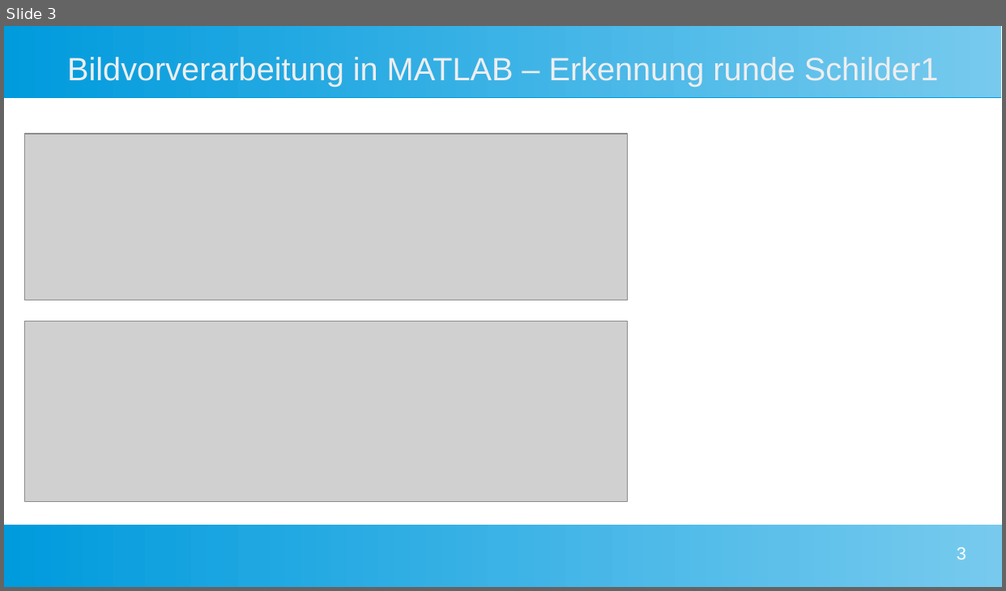
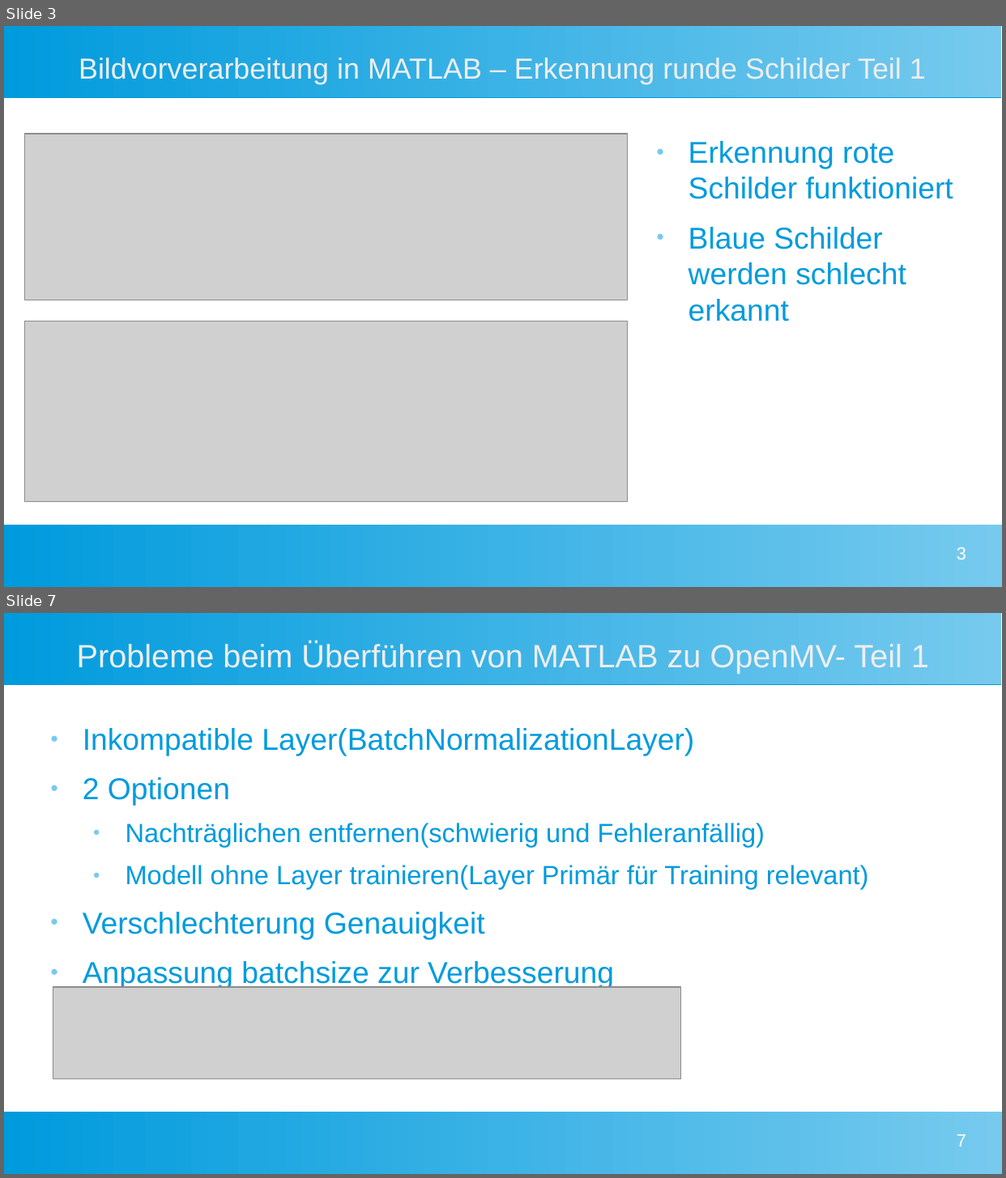
Before and after one commit to Commander-Philip/the-machine-learning-brick, a slide deck: docs/Präsentation.odp. Shown one above the other, each under a label of ours: slide 3 before the commit, slides 3 and 7 after it; the slides between them are not shown. The pictures are 1006x591 and 1006x1178 pixels, drawn with LibreOffice and Linux fonts; fonts in the diff are those of the drawing; grey boxes stand for pictures. Boxes give left, top, right and bottom in pixels: in the first picture for what was removed or moved away, otherwise in the second. Text is boxed around its words. In the diff, an @@ line names an element or a change of style, - is before the commit and + after.

```diff
--- a/docs/Präsentation.odp
+++ b/docs/Präsentation.odp
@@ slide 7 added at box(4, 613, 1002, 1174), background #FFFFFF; not listed: 2 template elements that a slide beside it also shows @@
@@ title added at box(77, 641, 929, 673), 25.6 pt, text #EEEEEE @@
+Probleme beim Überführen von MATLAB zu OpenMV- Teil 1
@@ text added at box(83, 728, 869, 990), 24 pt, text #009BDD @@
+● Inkompatible Layer(BatchNormalizationLayer)
+● 2 Optionen
+  ● Nachträglichen entfernen(schwierig und Fehleranfällig)
+  ● Modell ohne Layer trainieren(Layer Primär für Training relevant)
+● Verschlechterung Genauigkeit
+● Anpassung batchsize zur Verbesserung
@@ picture added at box(53, 987, 681, 1080) @@
@@ page number added at box(957, 1135, 966, 1147), 14 pt, text #FFFFFF @@
+7
@@ slide 3 changed as well @@
@@ title at box(79, 58, 926, 84): text changed; size 25.6 to 23.1 pt @@
-Bildvorverarbeitung in MATLAB – Erkennung runde Schilder1
+Bildvorverarbeitung in MATLAB – Erkennung runde Schilder Teil 1
@@ text added at box(688, 141, 953, 322), 24 pt, text #009BDD @@
+● Erkennung rote Schilder funktioniert
+● Blaue Schilder werden schlecht erkannt
```
Also in this commit, not shown: 2 other slides changed, 5 other slides added.
